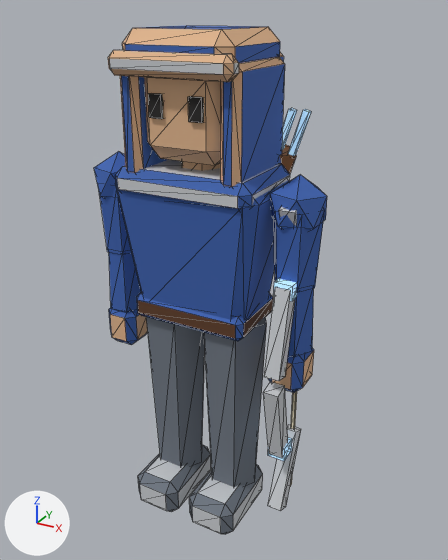
Renders of the glTF model assets/models/characters/frost_ranger.glb from each side of a commit.
Both versions are drawn from a camera (50 mm lens) standing at (0.975, -1.636, 1.729) and looking at (0.043, 0.058, 0.882). The lights are fixed; the arrows at lower left show +X, +Y and +Z. The first picture is the older version. Mesh edges are drawn as thin lines. Where no turn or scale is listed for an object, it has been applied to the vertices. Vertices at exactly the same position are counted once.

The first picture shows 'arm_l', 'arm_r', 'head', 'leg_l', 'leg_r', 'torso'.
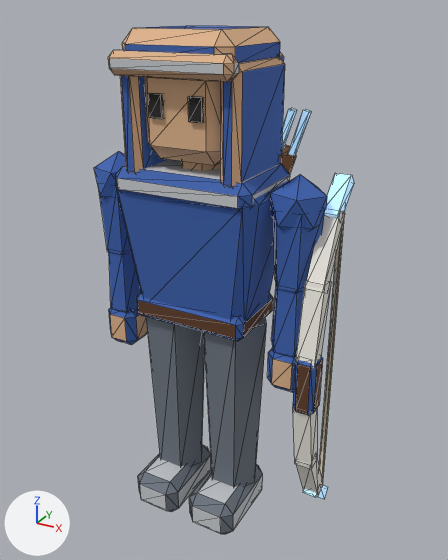
Commit message: Rebuild the Frost Ranger's bow as a readable recurve

Where the change shows, as pixel boxes [x1, y1, x2, y2] in the pictures (448 x 560 px):
'arm_l', reshaped (35% wider): before [263, 175, 327, 511]; after [267, 173, 354, 499]
part 1 of me_arm_l, added: after [319, 211, 345, 481]
part 2 of me_arm_l, deleted: before [274, 279, 297, 301]
part 3 of me_arm_l, deleted: before [263, 382, 288, 458]
part 4 of me_arm_l, deleted: before [268, 425, 301, 511]
part 5 of me_arm_l, built on: before [279, 207, 297, 486]; after [293, 173, 354, 499]
part 6 of me_arm_l, recoloured: before [264, 287, 295, 461]; after [295, 281, 331, 496]
part 7 of me_arm_l, recoloured: before [268, 438, 292, 461]; after [295, 459, 323, 496]

Patch to the scene script:
```diff
--- a/assets/models/characters/frost_ranger.glb.py
+++ b/assets/models/characters/frost_ranger.glb.py
@@ me_arm_l @@
 # used by ob_arm_l; location = (0.323, 0.0, 1.197)
-me_arm_l.from_pydata(...)  # 116 vertices, 188 faces; spans x -0.085..0.085, y -0.153..0.081, z -1.091..0.095
+me_arm_l.from_pydata(...)  # 140 vertices, 232 faces; spans x -0.085..0.125, y -0.119..0.148, z -1.146..0.095
+# me_arm_l part 1: a new loose piece, a box spanning x 0.083..0.097, y 0.124..0.138, z -1.112..0.048, in mat_pal_matte
+# me_arm_l part 2: the loose piece of 8 vertices spanning x -0.03..0.03, y -0.089..-0.029, z -0.262..-0.213 is deleted
+# me_arm_l part 3: the loose piece of 8 vertices spanning x -0.025..0.025, y -0.153..-0.045, z -0.838..-0.549 is deleted
+# me_arm_l part 4: the loose piece of 8 vertices spanning x -0.025..0.025, y -0.086..0.068, z -1.091..-0.809 is deleted
+# me_arm_l part 5
+# 11 vertices are removed from x -0.025..0.025, y -0.086..0.068, z -1.073..0.027
+# 22 faces are deleted
+# 21 vertices move from x -0.03..0.03, y -0.153..0.057, z -0.852..0.01 to x 0.06..0.12, y -0.114..0.076, z -1.061..-0.003
+# 35 vertices are added at x 0.055..0.125, y -0.119..0.148, z -1.146..0.082
+# 8 new vertices lie (0.05, 0.0, 0.0) away from vertices in x 0.065, y 0.014..0.148, z -1.146..0.082
+# 8 new vertices lie (0.0, 0.0, 0.17) away from vertices in x 0.055..0.125, y -0.119..-0.039, z -0.617
+# 66 new faces join them, mat_pal_matte
+# 24 new faces join them, mat_pal_moon
+# me_arm_l part 6: 26 kept faces spanning x 0.06..0.12, y -0.114..0.076, z -1.061..-0.003 get new vertex colours
+# me_arm_l part 7: 12 faces spanning x 0.062..0.117, y -0.074..0.076, z -1.061..-0.823 switch from mat_pal_moon to mat_pal_matte
```
